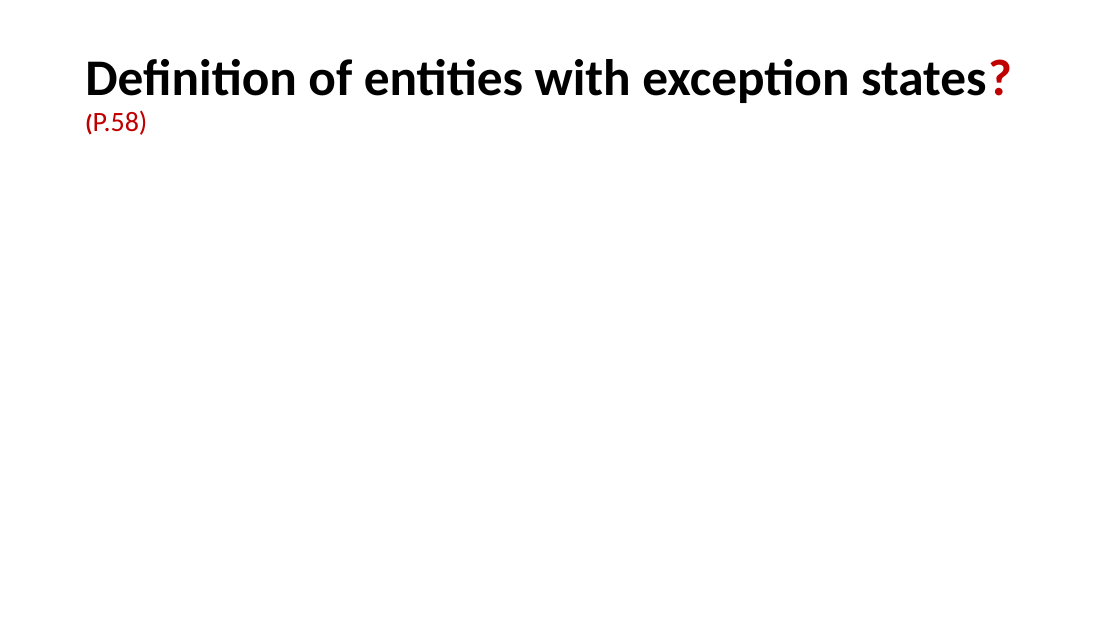
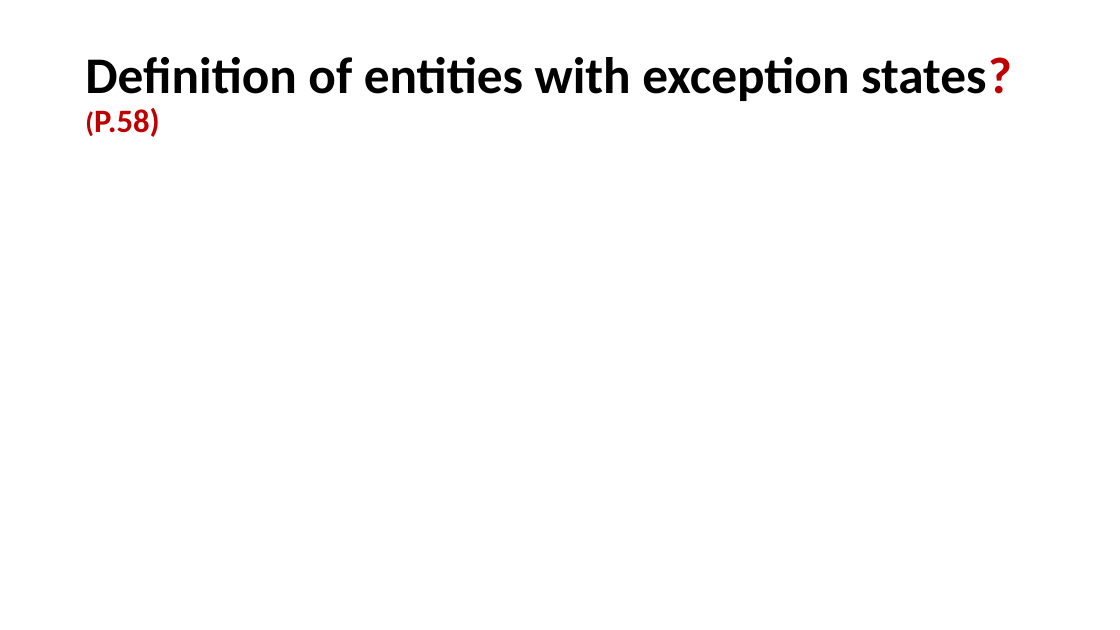
Before and after one commit to fmontazeri/Knowledeg, a slide deck: slide 57 of Gherkin.pptx. Drawn at 1120x630 pixels with LibreOffice and Linux fonts; fonts in the diff are those of the drawing. Boxes give left, top, right and bottom in pixels: in the first picture for what was removed or moved away, otherwise in the second. Text is boxed around its words. In the diff, an @@ line names an element or a change of style, - is before the commit and + after.

```diff
--- a/Gherkin.pptx
+++ b/Gherkin.pptx
@@ title "Definition of entities with exception ..." at box(85, 57, 1012, 137): size 20 to 24 pt, size 24 to 28 pt, bold on in "(P.58)" @@
```
Also in this commit, not shown: 5 other slides changed.
